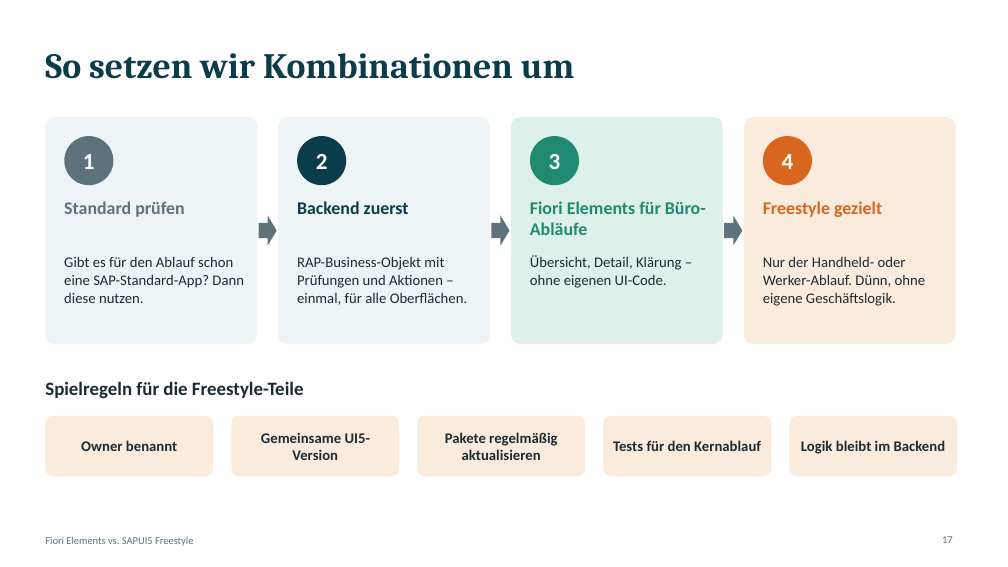
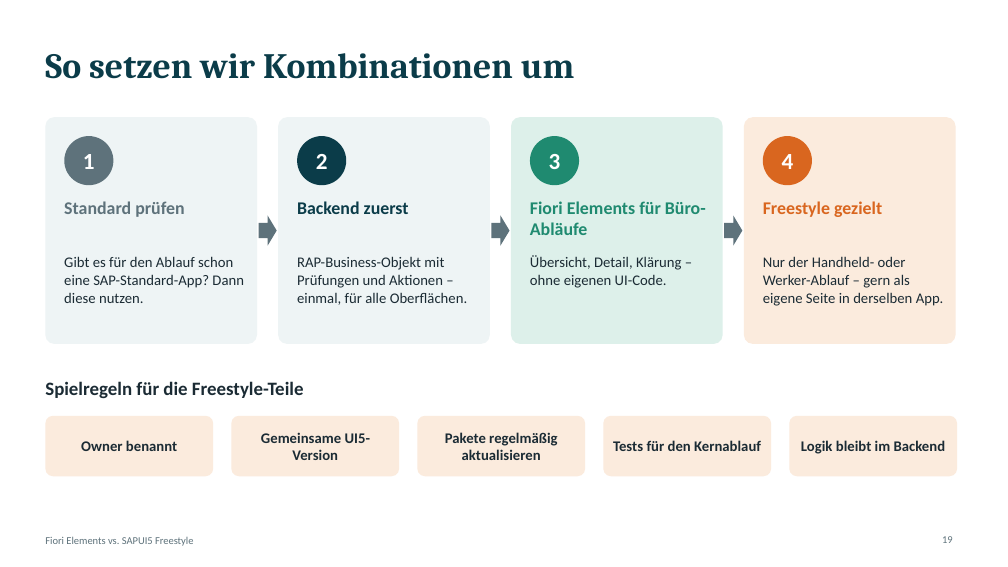
Before and after one commit to Fabs943/SAPUI5-DEMO, a slide deck: slide 19 of praesentation/Fiori_vs_Freestyle.pptx (slide 17 before the commit). Drawn at 1008x567 pixels with LibreOffice and Linux fonts; fonts in the diff are those of the drawing. Boxes give left, top, right and bottom in pixels: in the first picture for what was removed or moved away, otherwise in the second. Text is boxed around its words. In the diff, an @@ line names an element or a change of style, - is before the commit and + after.

```diff
--- a/praesentation/Fiori_vs_Freestyle.pptx
+++ b/praesentation/Fiori_vs_Freestyle.pptx
@@ text at (763,256,944,306): text changed @@
-Nur der Handheld- oder Werker-Ablauf. Dünn, ohne eigene Geschäftslogik.
+Nur der Handheld- oder Werker-Ablauf – gern als eigene Seite in derselben App.
```
Also in this commit, not shown: 1 other slide changed, 2 slides added, 17 other files.
